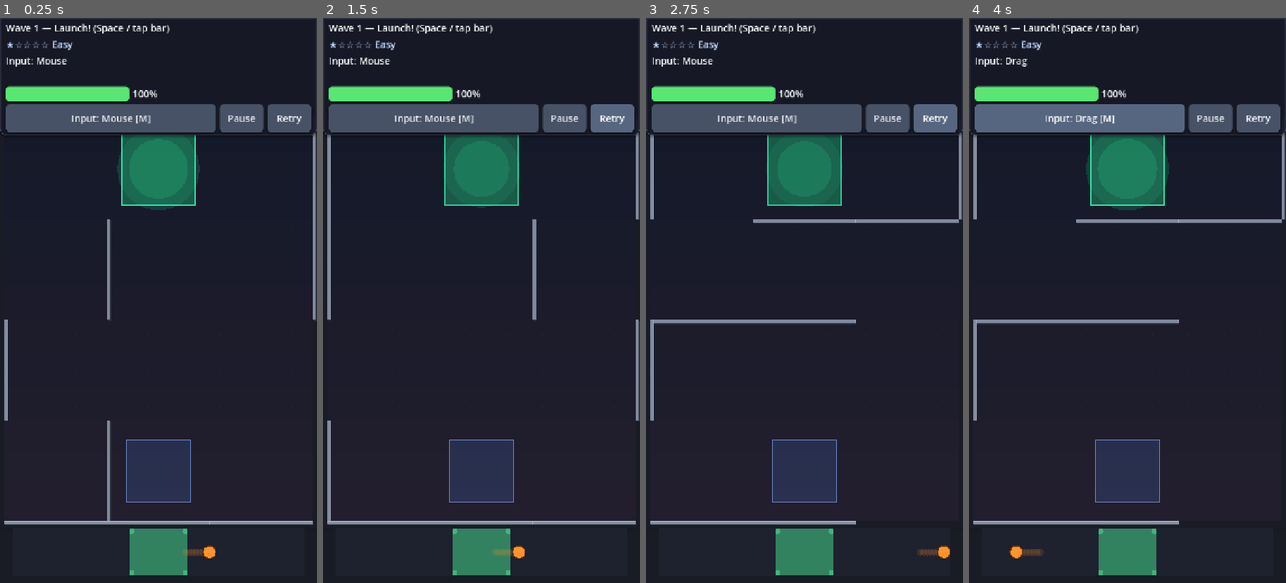
Above: before the commit, frames 1-4 (left to right).
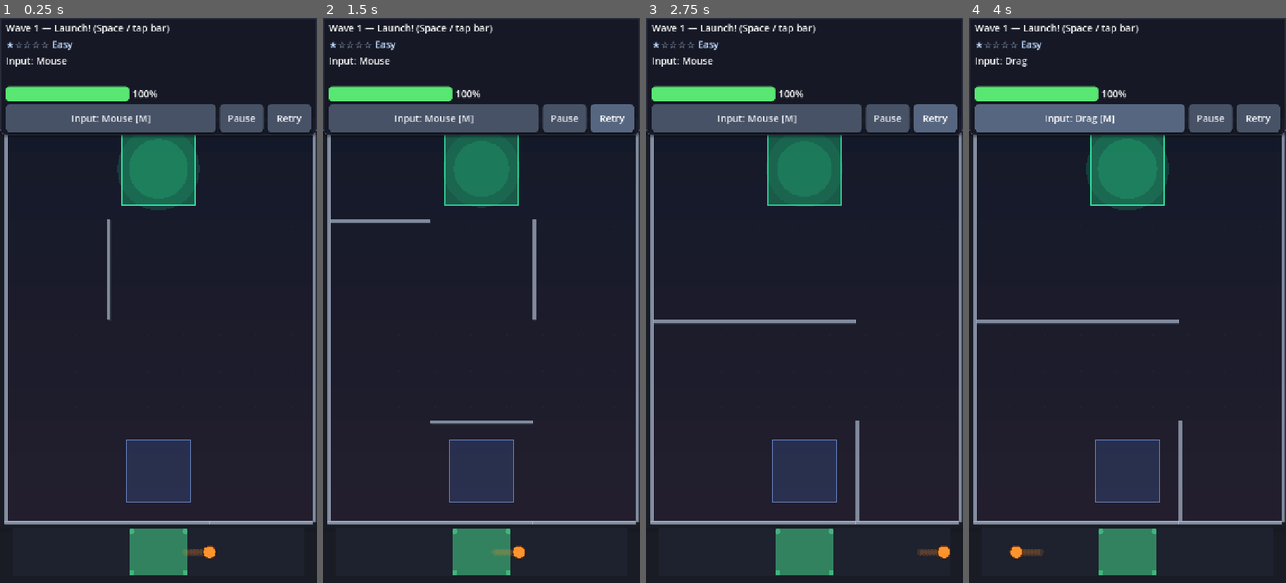
Above: after the commit, the same moments.

Repository: mhaiprojects/Spinning-Top-Maze
Game: Godot game, scene res://scenes/main.tscn
Two runs of this game, one before a commit and one after it. Both use one fixed random seed, a clock stepped at 60 frames per second and the inputs below.
Inputs:
- Up to frame 1 (0.25 s): no input
- Up to frame 2 (1.5 s): click "Retry" at 0.5 s; click "Retry" at 1.25 s
- Up to frame 3 (2.75 s): click "Retry" at 2 s
- Up to frame 4 (4 s): click "Input: Mouse [M]" at 2.75 s; click "Input: Keyboard [M]" at 3.5 s

The runs differ from the first frame. In frame 1, 1.2% of the frame differs, in the area x 1-100%, y 20-90%; in frame 2, 1.0%; in frame 3, 2.0%, in the area x 1-100%, y 35-90%; in frame 4, 2.0%.

Commit message:
2026-11-18 22:37 AEDT: lock maze perimeter and soften wave 1 loops
Skip extra wall removal on the outer border and force perimeter walls so the
playfield is always closed. Lower wave-1 loop thinning so early waves still
read as a maze without jumping difficulty on wave 2.

Co-authored-by: Cursor <cursoragent@cursor.com>

Diff:
--- a/scripts/difficulty.gd
+++ b/scripts/difficulty.gd
@@ -9,7 +9,7 @@
 	var w: int = maxi(1, wave)
 	var cols: int = clampi(3 + ((w - 1) * 7) / 9, 3, 10)
 	var rows: int = clampi(4 + ((w - 1) * 10) / 9, 4, 14)
-	var extra_remove: float = clampf(0.52 - float(w - 1) * 0.035, 0.04, 0.52)
+	var extra_remove: float = clampf(0.32 - float(w - 1) * 0.028, 0.04, 0.32)
 	var wall_hit_mult: float = 1.0 + float(w - 1) * 0.06
 	var spin_decay: float = 2.2 + float(w - 1) * 0.12
 	var marker_speed: float = 1.45 + float(w - 1) * 0.08
@@ -38,7 +38,7 @@
 
 static func is_easy_wave_1() -> bool:
 	var p: Dictionary = params_for_wave(1)
-	return p.cols == 3 and p.rows == 4 and p.extra_wall_remove >= 0.45
+	return p.cols == 3 and p.rows == 4 and p.extra_wall_remove >= 0.28
 
 
 static func format_table_row(wave: int) -> String:
--- a/scripts/maze_gen.gd
+++ b/scripts/maze_gen.gd
@@ -72,8 +72,12 @@
 			for dir_i in 4:
 				if not room_walls[y][x][dir_i]:
 					continue
+				if _is_perimeter_wall(x, y, dir_i, cols, rows):
+					continue
 				if rng.randf() < remove_chance:
 					_remove_wall_between_dir(room_walls, x, y, dir_i, cols, rows)
+
+	_force_perimeter_walls(room_walls, cols, rows)
 
 	var cells: Array = []
 	for y in rows:
@@ -102,6 +106,27 @@
 
 static func _opposite(dir_i: int) -> int:
 	return (dir_i + 2) % 4
+
+
+static func _is_perimeter_wall(x: int, y: int, dir_i: int, cols: int, rows: int) -> bool:
+	if dir_i == W_N and y == 0:
+		return true
+	if dir_i == W_S and y == rows - 1:
+		return true
+	if dir_i == W_W and x == 0:
+		return true
+	if dir_i == W_E and x == cols - 1:
+		return true
+	return false
+
+
+static func _force_perimeter_walls(room_walls: Array, cols: int, rows: int) -> void:
+	for x in cols:
+		room_walls[0][x][W_N] = true
+		room_walls[rows - 1][x][W_S] = true
+	for y in rows:
+		room_walls[y][0][W_W] = true
+		room_walls[y][cols - 1][W_E] = true
 
 
 static func _remove_wall_between(walls: Array, a: Vector2i, b: Vector2i, dir_from_a: int) -> void:
